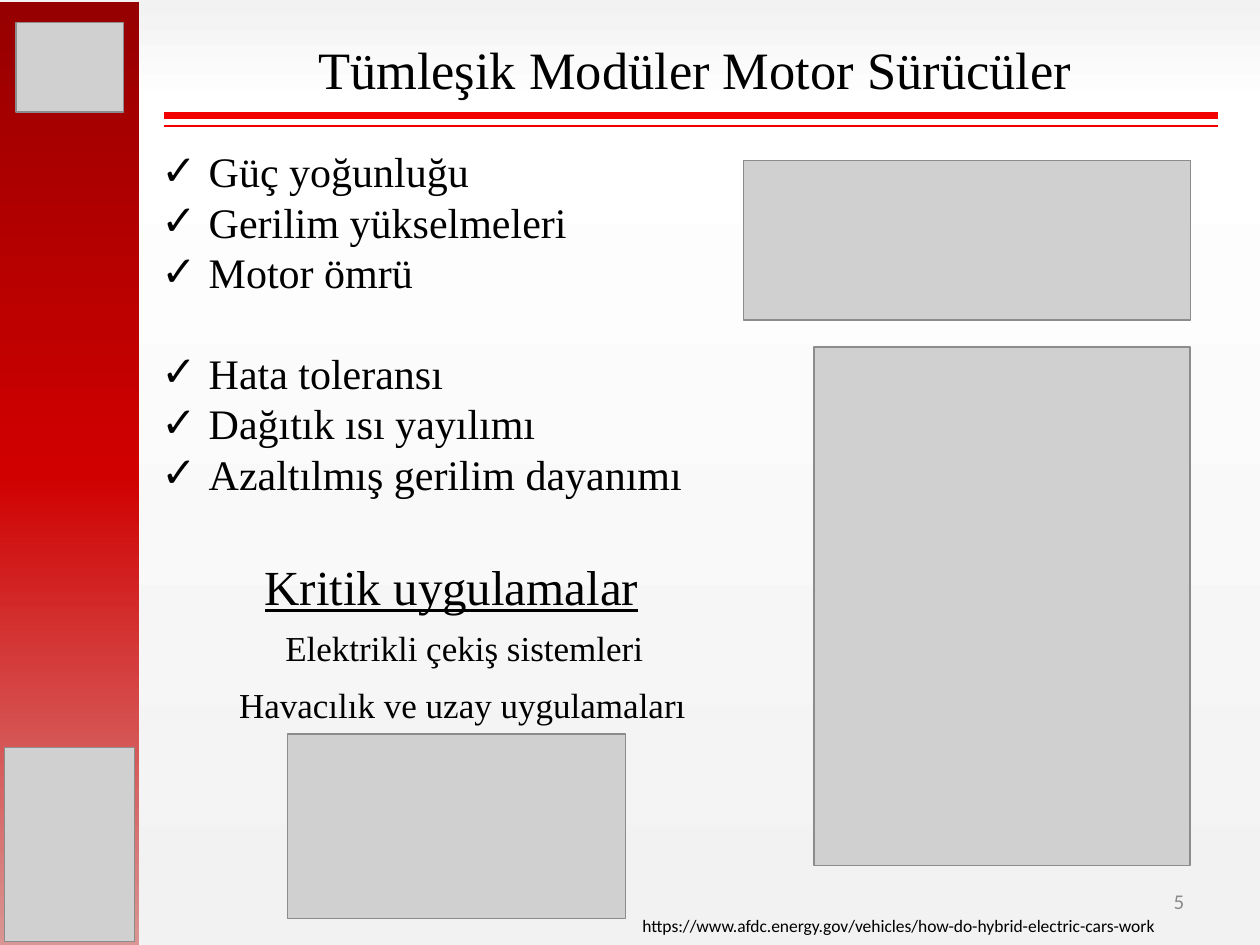
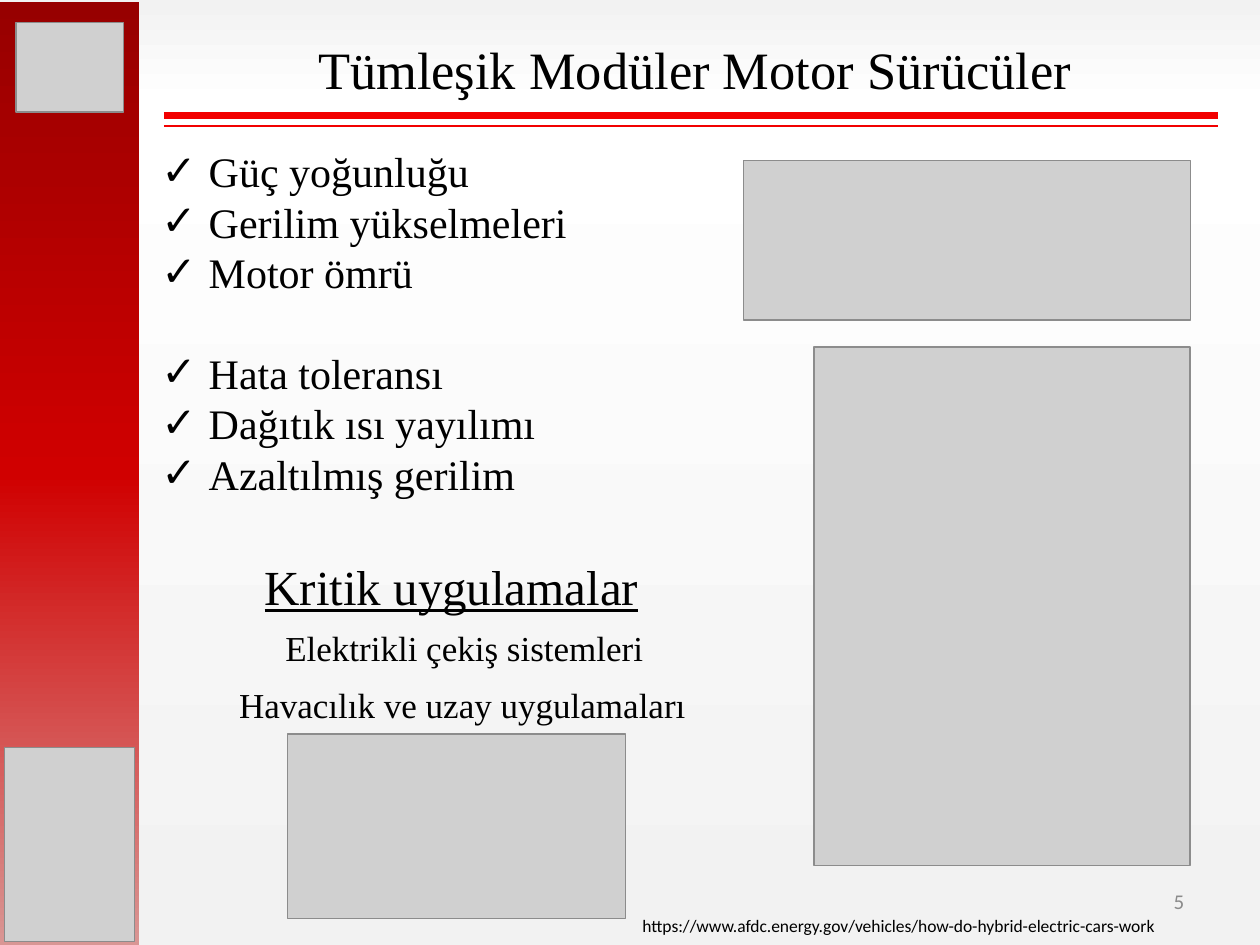
Before and after one commit to hakanpolat/IMMD, a slide deck: slide 5 of Paper/EL-EN 2017/sunum/ELEN2017_OralPres_Mesut_Uğur.pptx. Drawn at 1260x945 pixels with LibreOffice and Linux fonts; fonts in the diff are those of the drawing; grey boxes stand for pictures. Boxes give left, top, right and bottom in pixels: in the first picture for what was removed or moved away, otherwise in the second. Text is boxed around its words. In the diff, an @@ line names an element or a change of style, - is before the commit and + after.

```diff
--- a/Paper/EL-EN 2017/sunum/ELEN2017_OralPres_Mesut_Uğur.pptx
+++ b/Paper/EL-EN 2017/sunum/ELEN2017_OralPres_Mesut_Uğur.pptx
@@ text at (x1=209, y1=461, x2=515, y2=499): text changed @@
-✓ Azaltılmış gerilim dayanımı
+✓ Azaltılmış gerilim
```
Also in this commit, not shown: 3 other slides changed, 1 other file.
